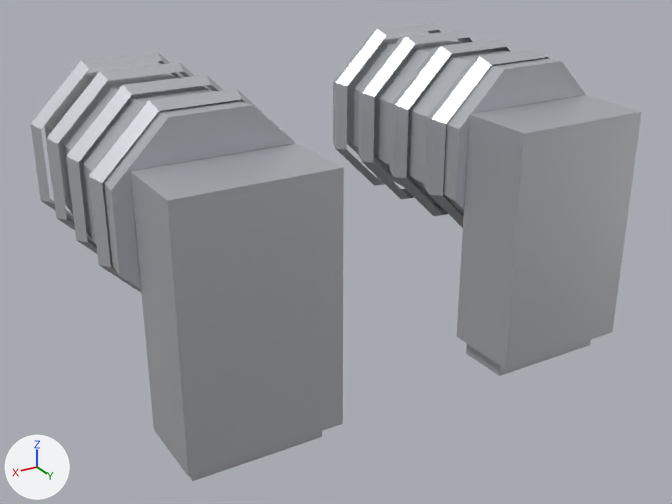
An edit to the glTF model client/public/models/armour/boots_wrapped.glb, drawn before and after from the same camera.
Before and after are seen from a camera (50 mm lens) standing at (0.655, 0.854, 0.396) and looking at (0.019, -0.207, -0.134). Lighting does not change. The marker at lower left points along +X, +Y and +Z. The first picture is the older version.

In view in the first picture: 'FootL', 'FootR', 'LowerLegL', 'LowerLegR'.
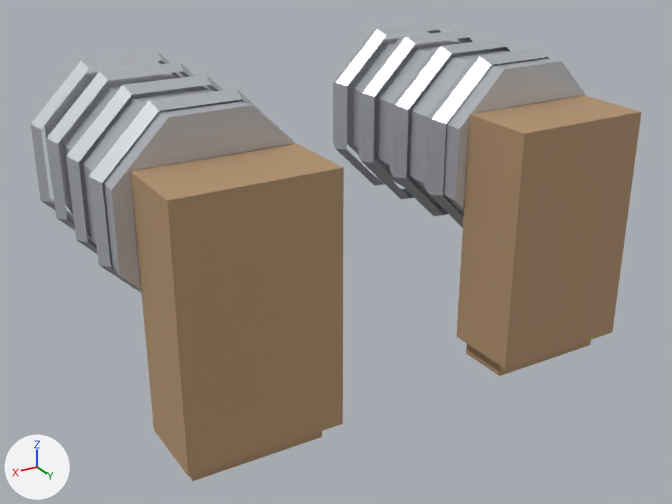
What differs and where, as boxes (x1, y1, x2, y2) in the pictures (672 x 504 px):
'FootL', recoloured
    both: (130, 143, 344, 481)
'FootR', recoloured (darker)
    both: (457, 95, 641, 376)

The change, as a list of edits to the scene's bpy script:
```text
Add mat_wood:
    mat_wood = bpy.data.materials.new('Wood')
    # nodes: BsdfPrincipled, Mix, OutputMaterial, VertexColor
    # colours: brown #b3936f, mixed with the vertex colours
Change me_footl_003:
    where me_footl_003.from_pydata(...)  # 16 vertices, 24 faces; spans x 0.133..0.343, y -0.11..0.0, z -0.3..0.07
    remove me_footl_003.materials.append(mat_steel)
    add me_footl_003.materials.append(mat_wood)
Change me_footr_003:
    where me_footr_003.from_pydata(...)  # 16 vertices, 24 faces; spans x -0.343..-0.133, y -0.11..0.0, z -0.3..0.07
    remove me_footr_003.materials.append(mat_steel)
    add me_footr_003.materials.append(mat_wood)
```
